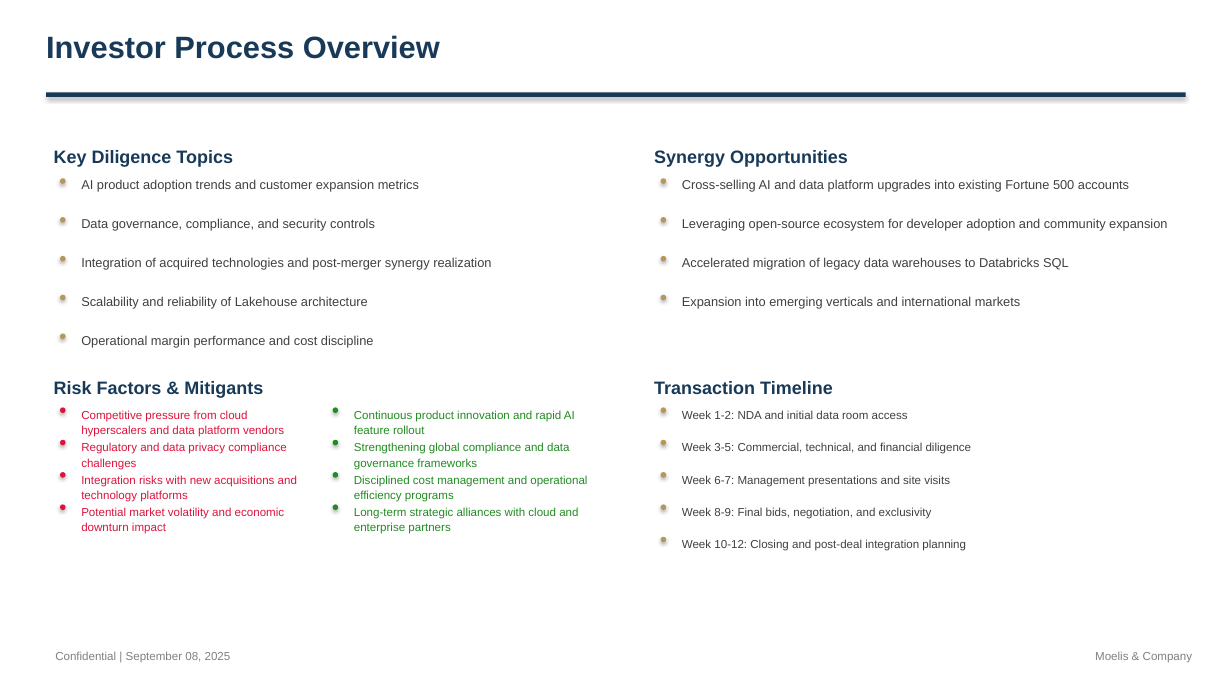
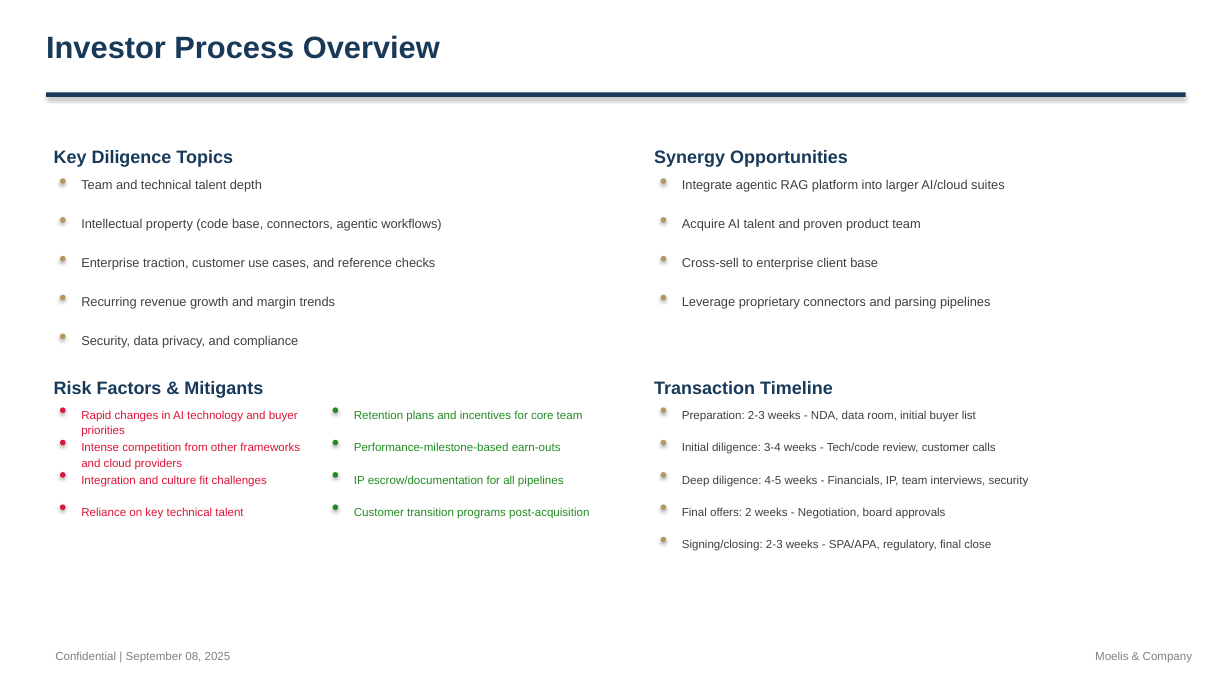
Before and after one commit to alinvb/slide_generator, a slide deck: slide 15 of ai_generated_deck.pptx (slide 12 before the commit). Drawn at 1232x693 pixels with LibreOffice and Linux fonts; fonts in the diff are those of the drawing. Boxes give left, top, right and bottom in pixels: in the first picture for what was removed or moved away, otherwise in the second. Text is boxed around its words. In the diff, an @@ line names an element or a change of style, - is before the commit and + after.

```diff
--- a/ai_generated_deck.pptx
+++ b/ai_generated_deck.pptx
@@ text at bbox=[81, 179, 262, 192]: text changed @@
-AI product adoption trends and customer expansion metrics
+Team and technical talent depth
@@ text at bbox=[682, 179, 1004, 192]: text changed @@
-Cross-selling AI and data platform upgrades into existing Fortune 500 accounts
+Integrate agentic RAG platform into larger AI/cloud suites
@@ text at bbox=[81, 218, 441, 231]: text changed @@
-Data governance, compliance, and security controls
+Intellectual property (code base, connectors, agentic workflows)
@@ text at bbox=[682, 218, 920, 231]: text changed @@
-Leveraging open-source ecosystem for developer adoption and community expansion
+Acquire AI talent and proven product team
@@ text at bbox=[81, 257, 435, 270]: text changed @@
-Integration of acquired technologies and post-merger synergy realization
+Enterprise traction, customer use cases, and reference checks
@@ text at bbox=[682, 257, 878, 270]: text changed @@
-Accelerated migration of legacy data warehouses to Databricks SQL
+Cross-sell to enterprise client base
@@ text at bbox=[81, 296, 336, 309]: text changed @@
-Scalability and reliability of Lakehouse architecture
+Recurring revenue growth and margin trends
@@ text at bbox=[682, 296, 991, 309]: text changed @@
-Expansion into emerging verticals and international markets
+Leverage proprietary connectors and parsing pipelines
@@ text at bbox=[81, 335, 299, 347]: text changed @@
-Operational margin performance and cost discipline
+Security, data privacy, and compliance
@@ text at bbox=[81, 410, 298, 437]: text changed @@
-Competitive pressure from cloud hyperscalers and data platform vendors
+Rapid changes in AI technology and buyer priorities
@@ text at bbox=[354, 410, 583, 422]: text changed @@
-Continuous product innovation and rapid AI feature rollout
+Retention plans and incentives for core team
@@ text at bbox=[682, 410, 976, 422]: text changed @@
-Week 1-2: NDA and initial data room access
+Preparation: 2-3 weeks - NDA, data room, initial buyer list
@@ text at bbox=[81, 442, 300, 470]: text changed @@
-Regulatory and data privacy compliance challenges
+Intense competition from other frameworks and cloud providers
@@ text at bbox=[354, 442, 561, 451]: text changed @@
-Strengthening global compliance and data governance frameworks
+Performance-milestone-based earn-outs
@@ text at bbox=[682, 442, 996, 454]: text changed @@
-Week 3-5: Commercial, technical, and financial diligence
+Initial diligence: 3-4 weeks - Tech/code review, customer calls
@@ text at bbox=[81, 475, 267, 487]: text changed @@
-Integration risks with new acquisitions and technology platforms
+Integration and culture fit challenges
@@ text at bbox=[354, 475, 564, 487]: text changed @@
-Disciplined cost management and operational efficiency programs
+IP escrow/documentation for all pipelines
@@ text at bbox=[682, 475, 1029, 487]: text changed @@
-Week 6-7: Management presentations and site visits
+Deep diligence: 4-5 weeks - Financials, IP, team interviews, security
@@ text at bbox=[81, 507, 243, 519]: text changed @@
-Potential market volatility and economic downturn impact
+Reliance on key technical talent
@@ text at bbox=[354, 507, 589, 519]: text changed @@
-Long-term strategic alliances with cloud and enterprise partners
+Customer transition programs post-acquisition
@@ text at bbox=[682, 507, 945, 519]: text changed @@
-Week 8-9: Final bids, negotiation, and exclusivity
+Final offers: 2 weeks - Negotiation, board approvals
@@ text at bbox=[682, 539, 991, 551]: text changed @@
-Week 10-12: Closing and post-deal integration planning
+Signing/closing: 2-3 weeks - SPA/APA, regulatory, final close
```
Also in this commit, not shown: 8 other slides changed, 6 slides added, 7 slides removed, 33 other files.
